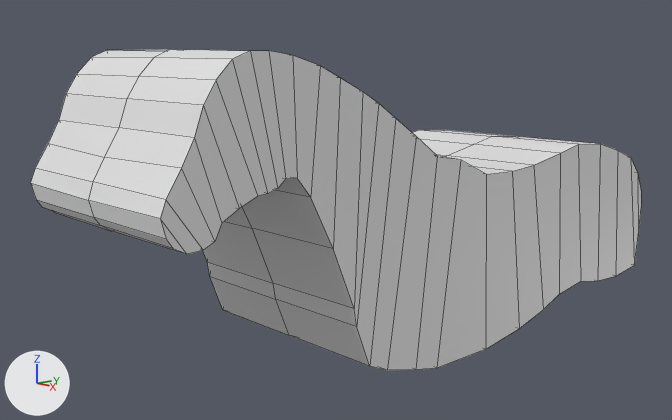
A saved change to the Blender file practice_material/Horse_Chaos_Nath.blend.
Camera for both pictures: a camera (50 mm lens) standing at (5.97, -6.17, 4.57) and looking at (-0.18, -1.02, 3.18). Lighting does not change. The marker at lower left points along +X, +Y and +Z. Mesh edges are drawn as thin lines.
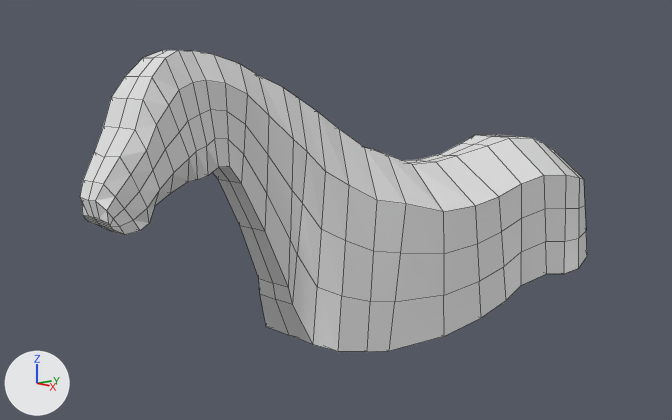
Commit message: Testing with the horse model

What the commit changed:
me_cube is used by ob_cube; location (0.0, -0.065, 2.881).
me_cube had 116 vertices, 86 faces and spanned x 0.0..1.0, y -3.34..1.94, z -0.83..1.68.
me_cube now has 209 vertices, 176 faces and spans x 0.0..0.62, y -3.34..1.94, z -0.83..1.68.
Part 1, on me_cube:
30 faces are deleted.
4 vertices in x 1.0, y -2.95..-0.36, z 0.47..0.77 move by (-0.86, 0.0, 0.0).
4 vertices in x 1.0, y -2.79..0.61, z 0.68..1.62 move by (-0.84, 0.0, 0.0).
4 vertices in x 1.0, y -2.76..1.94, z 0.16..0.74 move by (-0.87, 0.0, 0.0).
4 vertices in x 1.0, y -3.16..-1.97, z 0.29..0.83 move by (-0.82, 0.0, 0.0).
3 vertices in x 1.0, y 0.13..1.56, z -0.71..-0.46 move by (-0.43, 0.0, 0.0).
3 vertices in x 1.0, y -3.09..1.2, z 0.83..1.35 move by (-0.77, 0.0, 0.0).
36 vertices move from x 1.0, y -3.34..1.92, z -0.83..1.68 to x 0.03..0.62, y -3.34..1.92, z -0.83..1.68.
93 vertices are added at x 0.0..0.62, y -3.3..1.94, z -0.43..1.46.
120 new faces join them.

Location of each change, [x1, y1, x2, y2] in pixels of the pictures (672 x 420 px):
'Cube', reshaped (17% narrower): before [30, 50, 641, 370]; after [80, 50, 587, 352]
